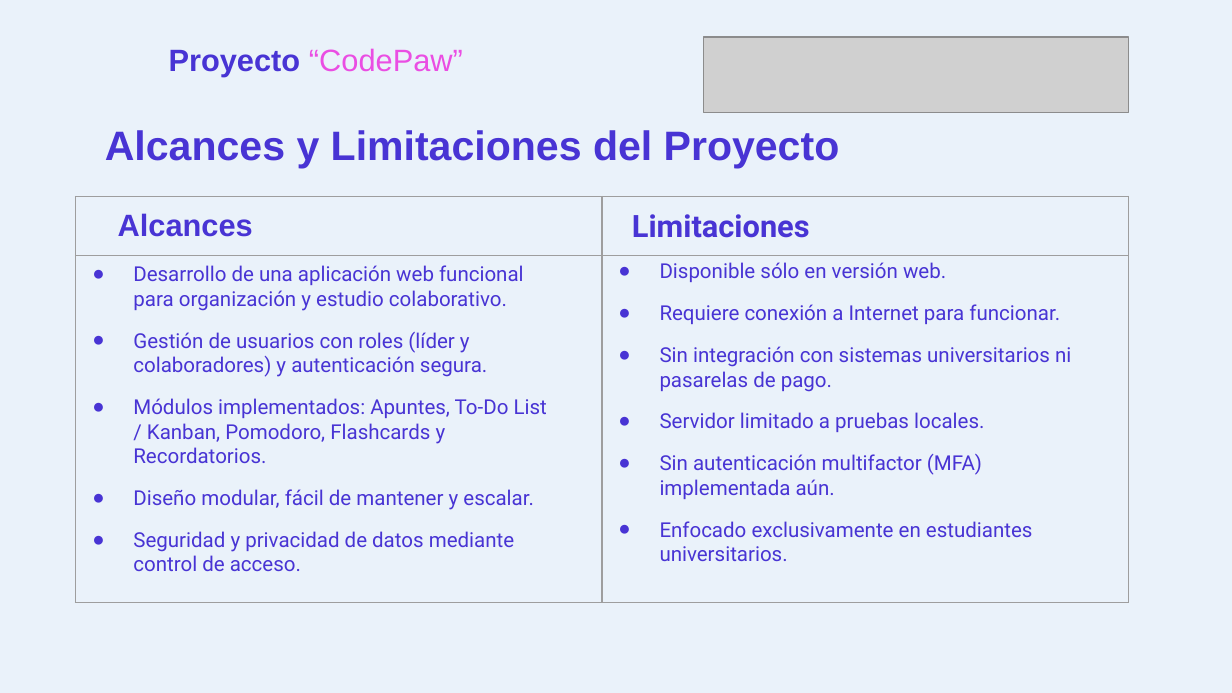
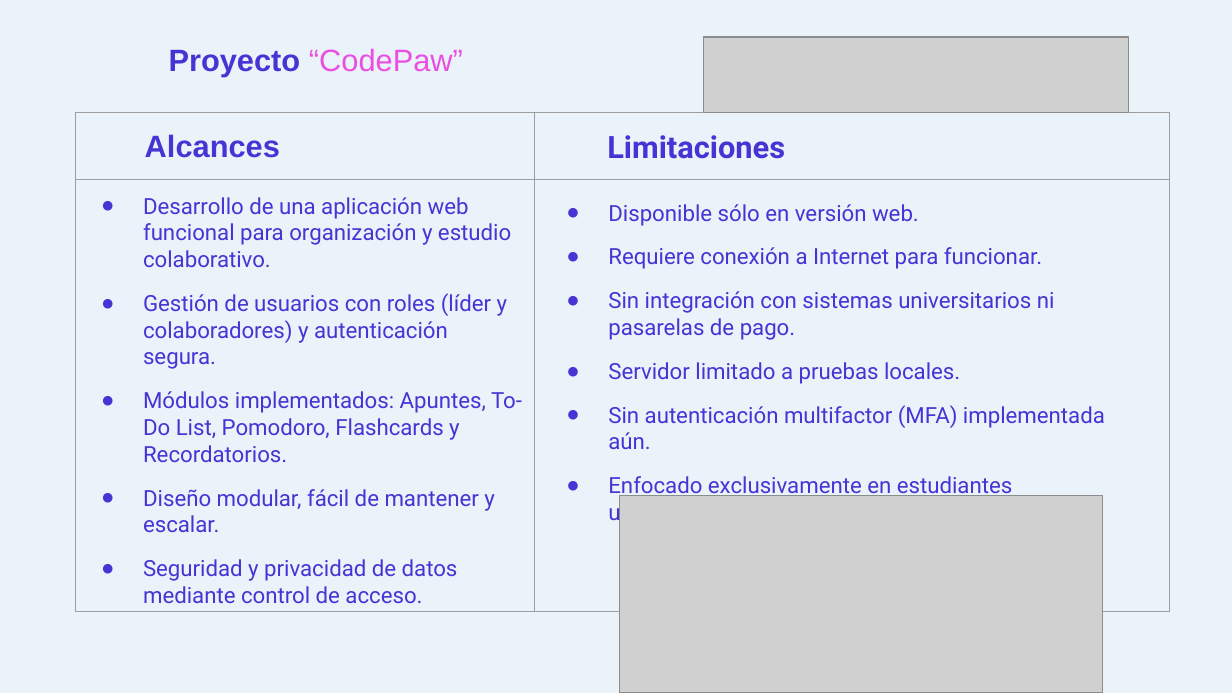
Before and after one commit to Yuyo00/CodePaw, a slide deck: slide 6 of Fase 2/Evidencias Proyecto/Presentación Proyecto.pptx. Drawn at 1232x693 pixels with LibreOffice and Linux fonts; fonts in the diff are those of the drawing; grey boxes stand for pictures; background and template pictures are left out. Boxes give left, top, right and bottom in pixels: in the first picture for what was removed or moved away, otherwise in the second. Text is boxed around its words. In the diff, an @@ line names an element or a change of style, - is before the commit and + after.

```diff
--- a/Fase 2/Evidencias Proyecto/Presentación Proyecto.pptx
+++ b/Fase 2/Evidencias Proyecto/Presentación Proyecto.pptx
@@ table: place and size @@
-table at (75, 196, 1127, 600)
+table at (75, 112, 1169, 516)
@@ subtitle "Alcances": place and size @@
-subtitle "Alcances" at (118, 213, 253, 237)
+subtitle "Alcances" at (145, 134, 280, 158)
@@ title removed at (105, 130, 840, 169) @@
-Alcances y Limitaciones del Proyecto
@@ subtitle "Limitaciones": place and size @@
-subtitle "Limitaciones" at (632, 214, 810, 238)
+subtitle "Limitaciones" at (607, 135, 785, 159)
@@ subtitle "Desarrollo de una aplicación web ...": place and size @@
-subtitle "Desarrollo de una aplicación web ..." at (133, 265, 547, 571)
+subtitle "Desarrollo de una aplicación web ..." at (143, 197, 522, 603)
@@ subtitle at (143, 197, 511, 603): size 12 to 13 pt in "Desarrollo de una aplicación web funcional para ...", "Gestión de usuarios con roles (líder y ...", "Diseño modular, fácil de mantener y escalar.", "Seguridad y privacidad de datos mediante control ..."; indent changed @@
@@ subtitle "Disponible sólo en versión web.": place and size @@
-subtitle "Disponible sólo en versión web." at (660, 262, 1071, 561)
+subtitle "Disponible sólo en versión web." at (608, 204, 1105, 526)
@@ subtitle "Disponible sólo en versión web." at (608, 204, 1105, 526): size 12 to 13 pt; indent changed @@
@@ subtitle at (143, 391, 522, 462): text changed; size 12 to 13 pt @@
-● Módulos implementados: Apuntes, To-Do List / Kanban, Pomodoro, Flashcards y Recordatorios.
+● Módulos implementados: Apuntes, To-Do List, Pomodoro, Flashcards y Recordatorios.
@@ picture added at (620, 495, 1103, 693) @@
```
Also in this commit, not shown: 10 other slides changed, 1 slide added, 1 slide removed.
